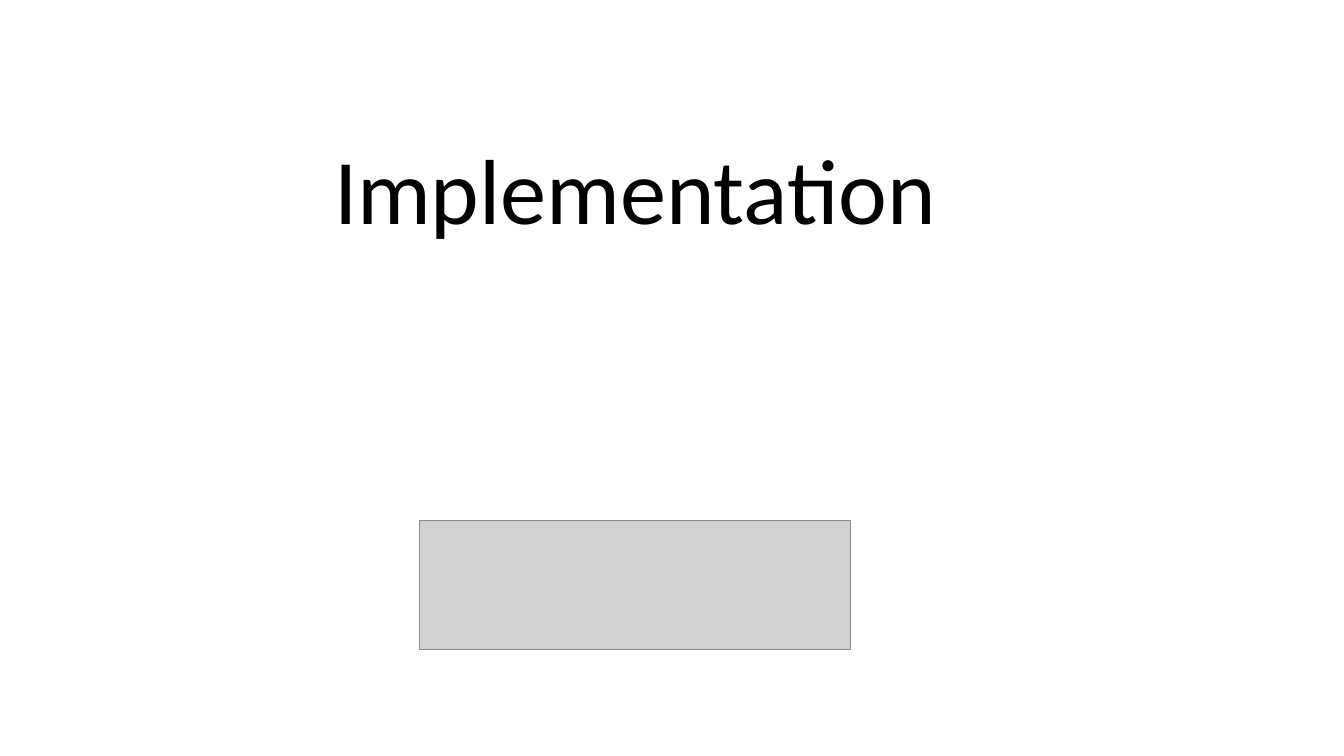
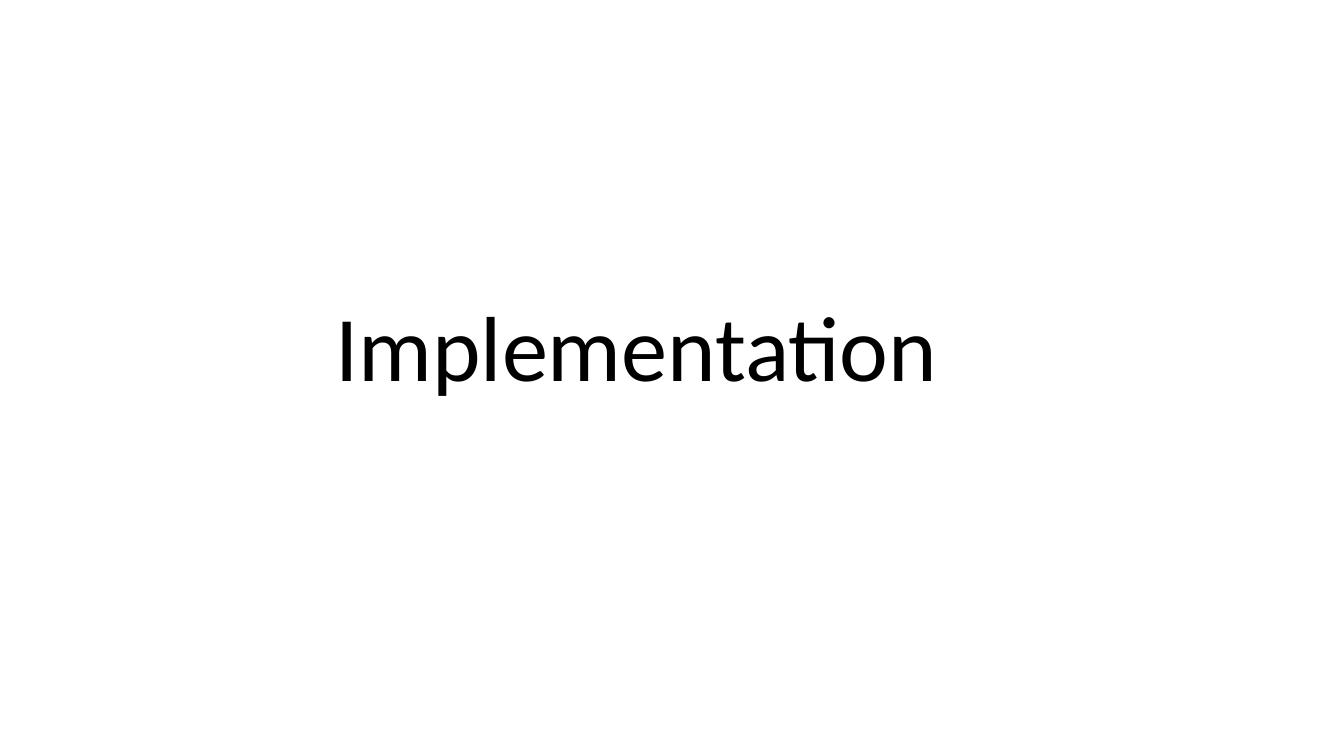
Before and after one commit to aydar-musin/Thesis, a slide deck: slide 12 of Thesis.pptx (slide 11 before the commit). Drawn at 1344x756 pixels with LibreOffice and Linux fonts; fonts in the diff are those of the drawing; grey boxes stand for pictures. Boxes give left, top, right and bottom in pixels: in the first picture for what was removed or moved away, otherwise in the second. Text is boxed around its words. In the diff, an @@ line names an element or a change of style, - is before the commit and + after.

```diff
--- a/Thesis.pptx
+++ b/Thesis.pptx
@@ title "Implementation": place and size @@
-title "Implementation" at (334,160,936,239)
+title "Implementation" at (335,317,937,396)
@@ picture removed at (420,520,851,649) @@
```
Also in this commit, not shown: 13 other slides changed, 14 slides added, 3 slides removed, 30 other files.
